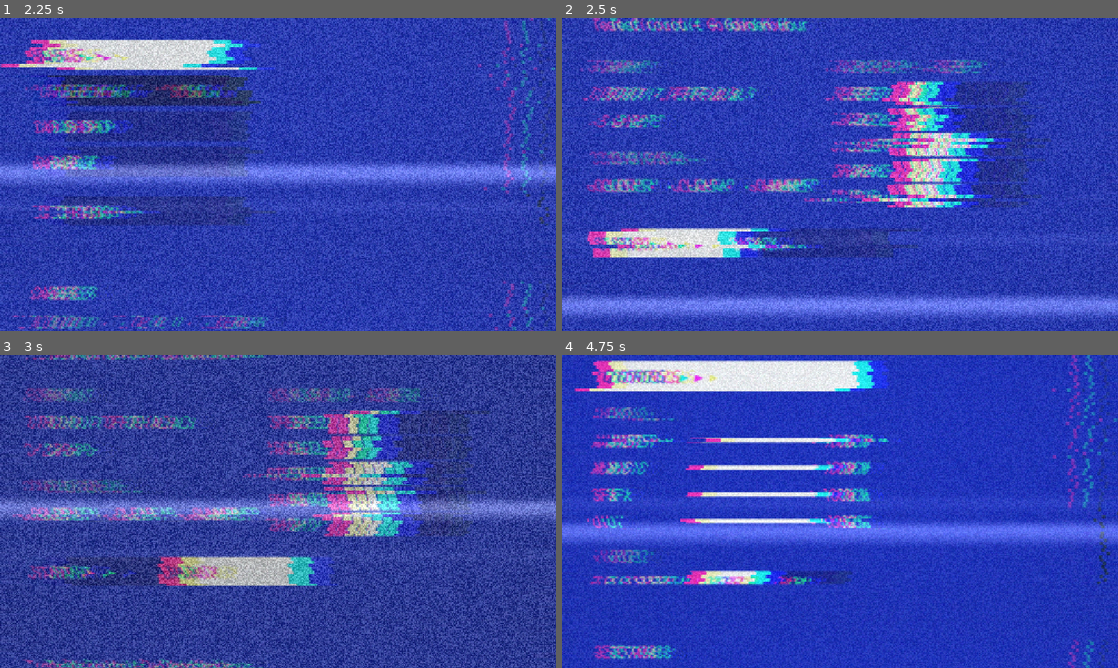
Above: before the commit, frames 1-4 (two rows, left to right).
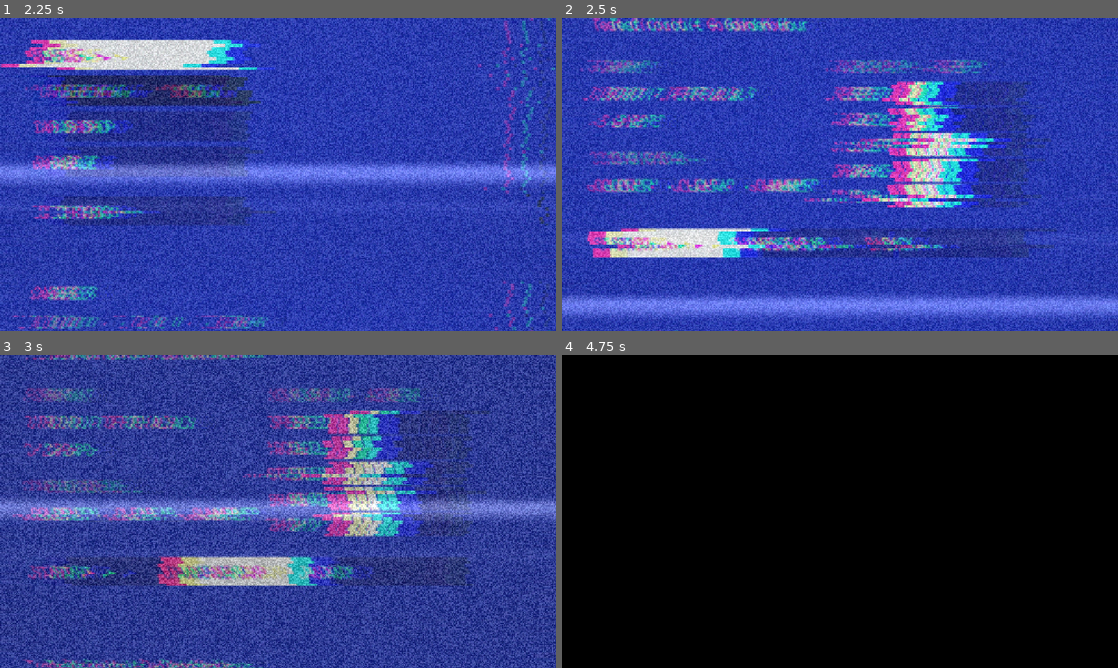
Above: after the commit, the same moments.

Repository: artemiiShabanov/RallyRivals
Game: Godot game, scene res://scenes/ui/title.tscn
Two runs of this game, one before a commit and one after it. Both use one fixed random seed, a clock stepped at 60 frames per second and the inputs below.
Inputs (mouse positions are in pixels of both pictures, inside the frame that each line leads up to):
- Up to frame 1 (2.25 s): click "NEW GAME" at 0.5 s; click "SLOT 1 ▸ NEW CAREER" at 1.25 s; tap Enter (ui_accept) at 2 s; move the mouse to (400, 158) at 2.02 s; hold D (steer_right) from 2.03 s (still down); tap Z at 2.1 s; click (400, 158) at 2.17 s
- Up to frame 2 (2.5 s): keep holding D (steer_right); tap Enter (ui_accept) at 2.27 s
- Up to frame 3 (3 s): release D (steer_right) at 2.75 s; click (250, 617) at 2.75 s, where only the run after the commit has a clickable "CHANGE CAR"
- Up to frame 4 (4.75 s): click "SAVE & EXIT" (after the commit: "BACK") at 3.5 s; click (673, 617) at 4.25 s, where only the run after the commit has a clickable "START ▸"

Frame 1 is identical in both runs. In frame 2, 2.8% of the frame differs, in the area x 30-89%, y 67-77%; in frame 3, 2.7%; in frame 4, 100%, in the area x 0-100%, y 0-100%.

Commit message:
Car select before the race + race the chosen car
code-ui-prerace-carselect, and the payoff that makes the whole vertical real.

- RaceDirector now spawns the player's current car (Save.current_car ->
  CarDef) instead of car.tscn's hardcoded kerb. Selecting a car in the
  garage/shop actually changes what you drive.
- Pre-race gains a CHANGE CAR button that opens the garage as an owned-car
  picker; the garage's return_to routes BACK to pre-race, which then reflects
  the newly-selected car. (GarageScreen gains a class_name + return_to, mirroring
  SettingsScreen.)

Cars vertical complete (8/8): wallet + catalog + 3D preview + garage + shop +
pre-race select, all feeding a race in the car you chose. 77/156 done.

Co-Authored-By: Claude Opus 4.8 <noreply@anthropic.com>

Diff:
--- a/rallyrivals/scripts/race/race_director.gd
+++ b/rallyrivals/scripts/race/race_director.gd
@@ -92,6 +92,9 @@
 	_car.name = "Car"
 	_car.transform = Transform3D(Basis(right, Vector3.UP, fwd), spawn)
 	_car.input_enabled = false          # parked until GO
+	var picked := Cars.by_id(Save.active.current_car) if Save.active != null else null
+	if picked != null:                  # race the car chosen in the garage/pre-race (else scene default)
+		_car.car = picked
 	add_child(_car)
 
 	var cam := ChaseCamera.new()
--- a/rallyrivals/scripts/ui/garage_screen.gd
+++ b/rallyrivals/scripts/ui/garage_screen.gd
@@ -1,8 +1,11 @@
+class_name GarageScreen
 extends MenuScreen
 ## Garage (code-ui-garage): the cars you own. Move through the list on the left and the detail panel
 ## (3D turntable + stat bars) follows your focus; SELECT makes the shown car your current one (the
-## one you take to the grid). The current car carries a ● marker. Reached from the hub GARAGE tile;
-## BACK returns there.
+## one you take to the grid). The current car carries a ● marker. Reached from the hub GARAGE tile
+## (BACK returns there), or from pre-race as the car picker (return_to routes BACK to pre-race).
+
+static var return_to := ""
 
 var _view: CarView
 var _bars: StatBars
@@ -60,7 +63,7 @@
 	_select.pressed.connect(_on_select)
 	actions.add_child(_select)
 	var back := menu_button("BACK", "ui_click")
-	back.pressed.connect(func() -> void: Flow.goto(Routes.CAREER_HUB))
+	back.pressed.connect(_leave)
 	actions.add_child(back)
 
 	_rebuild_list()
@@ -71,7 +74,13 @@
 	_focus_car(start)   # land focus on the shown car so highlight and preview agree
 
 func _on_cancel() -> void:
-	Flow.goto(Routes.CAREER_HUB)
+	_leave()
+
+## Return to whoever opened the garage — pre-race when it's the car picker, else the hub.
+func _leave() -> void:
+	var dest := return_to if return_to != "" else Routes.CAREER_HUB
+	return_to = ""
+	Flow.goto(dest)
 
 func _rebuild_list() -> void:
 	for c in _list.get_children():
--- a/rallyrivals/scripts/ui/pre_race_screen.gd
+++ b/rallyrivals/scripts/ui/pre_race_screen.gd
@@ -52,6 +52,13 @@
 		Flow.goto(Routes.RACE))
 	actions.add_child(start)
 
+	# Reuse the garage as the owned-car picker; BACK there returns here, showing the new car.
+	var change := menu_button("CHANGE CAR")
+	change.pressed.connect(func() -> void:
+		GarageScreen.return_to = Routes.PRE_RACE
+		Flow.goto(Routes.GARAGE))
+	actions.add_child(change)
+
 	var back := menu_button("BACK", "ui_click")
 	back.pressed.connect(func() -> void: Flow.goto(Routes.CAREER_HUB))
 	actions.add_child(back)
Not shown, changed: STATUS.md
Not shown, changed: tasks.yaml
